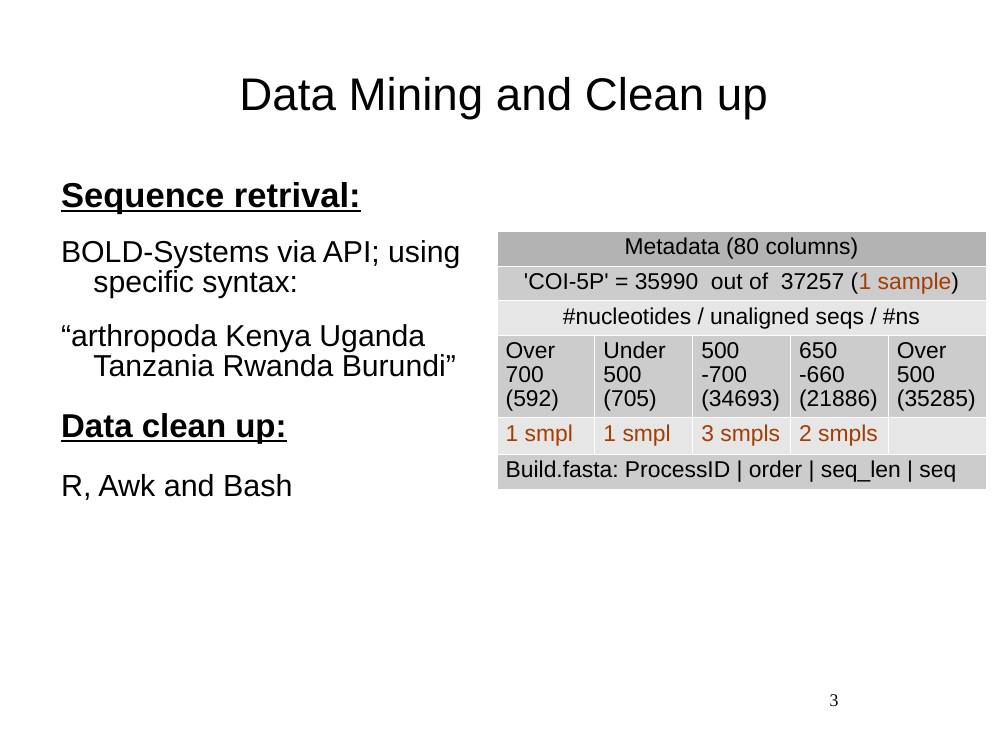
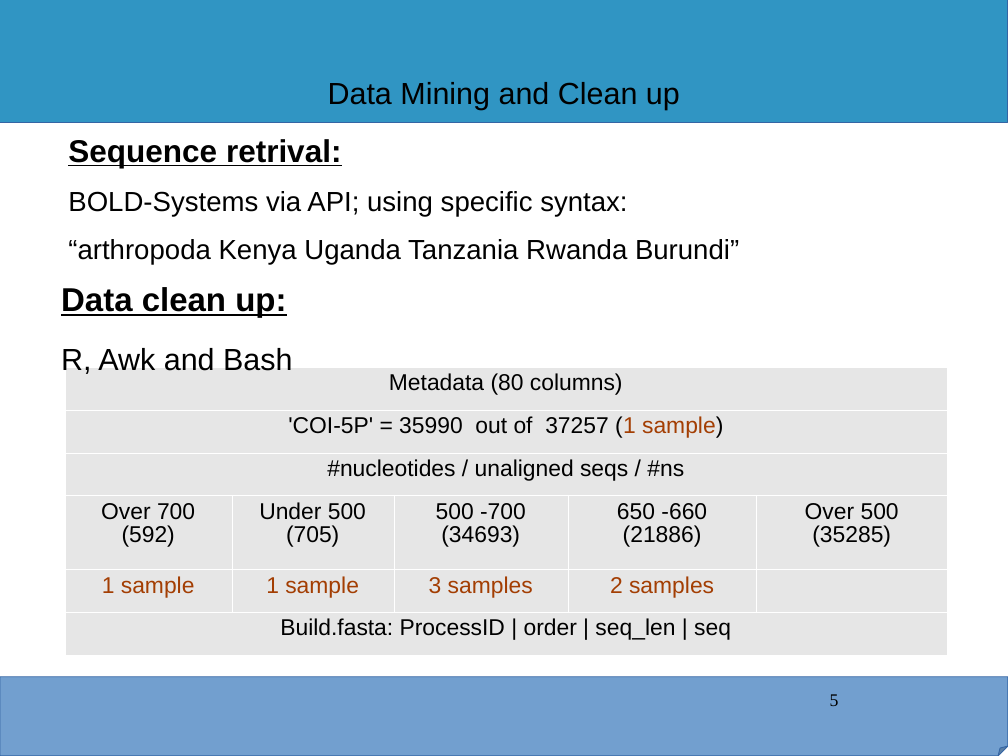
Before and after one commit to kibet-gilbert/co1_metaanalysis, a slide deck: slide 5 of icipe_progress_report.ppt (slide 3 before the commit). Drawn at 1008x756 pixels with LibreOffice and Linux fonts; fonts in the diff are those of the drawing; background and template pictures are left out. Boxes give left, top, right and bottom in pixels: in the first picture for what was removed or moved away, otherwise in the second. Text is boxed around its words. In the diff, an @@ line names an element or a change of style, - is before the commit and + after.

```diff
--- a/icipe_progress_report.ppt
+++ b/icipe_progress_report.ppt
@@ rectangle added at box(0, 0, 1008, 123), fill #3095C3, outline #3465A4 0.74 pt @@
@@ title "Data Mining and Clean up" at box(328, 82, 680, 110): size 36 to 24 pt @@
@@ text "Sequence retrival:": place and size @@
-text "Sequence retrival:" at box(61, 182, 460, 377)
+text "Sequence retrival:" at box(68, 139, 739, 264)
@@ text "Sequence retrival:" at box(68, 139, 739, 264): size 27.2 to 24.8 pt in "Sequence retrival:"; size 23.8 to 21.7 pt in "BOLD-Systems via API; using specific syntax:", "“arthropoda Kenya Uganda Tanzania Rwanda Burundi”"; line spacing 0.83 to 0.73 @@
@@ text "Data clean up:": place and size @@
-text "Data clean up:" at box(61, 413, 292, 500)
+text "Data clean up:" at box(61, 287, 292, 374)
@@ table at box(65, 368, 946, 656) @@
-row 5: 1 smpl | 1 smpl | 3 smpls | 2 smpls | 
+row 5: 1 sample | 1 sample | 3 samples | 2 samples | 
@@ fill #B3B3B3 to #E6E6E6 in row 1, column 1 @@
@@ fill #CCCCCC to #E6E6E6 in 7 cells @@
@@ alignment left to centre @@
@@ table: place and size @@
-table at box(497, 231, 986, 486)
+table at box(65, 368, 946, 656)
@@ folded corner added at box(0, 677, 1008, 756), fill #729FCF, outline #3465A4 0.74 pt @@
@@ page number at box(830, 694, 839, 706): text changed @@
-3
+5
```
Also in this commit, not shown: 5 other slides changed, 5 slides added, 2 slides removed, 3 other files.
